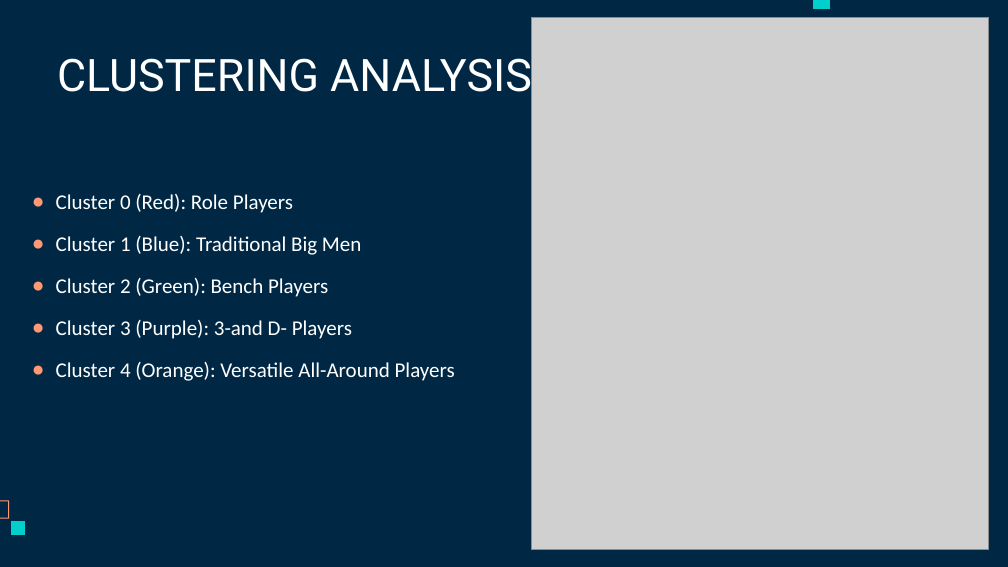
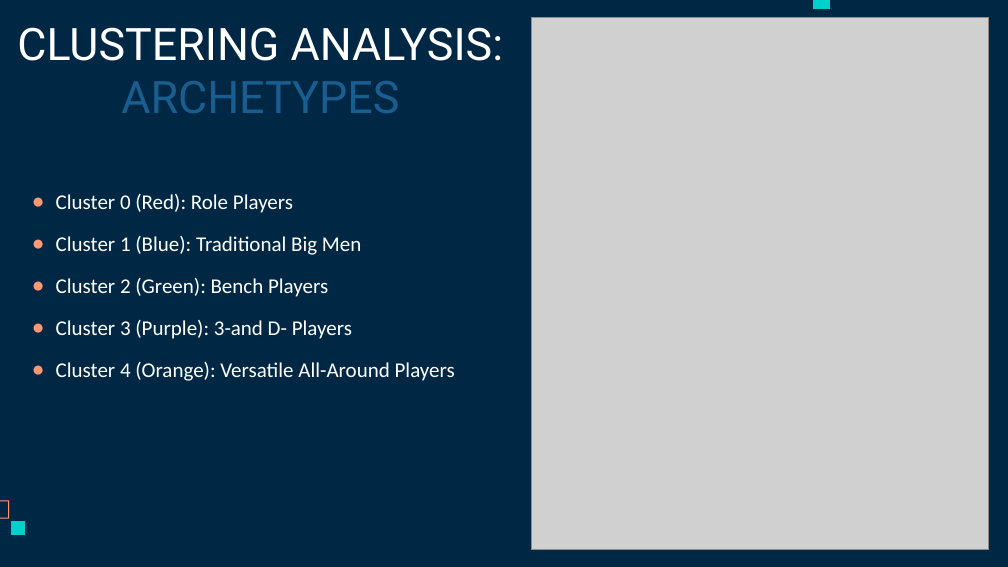
Before and after one commit to chrismle/NBA-Clustering, a slide deck: slide 12 of reports/NBA_Clustering_Presentation.pptx. Drawn at 1008x567 pixels with LibreOffice and Linux fonts; fonts in the diff are those of the drawing; grey boxes stand for pictures. Boxes give left, top, right and bottom in pixels: in the first picture for what was removed or moved away, otherwise in the second. Text is boxed around its words. In the diff, an @@ line names an element or a change of style, - is before the commit and + after.

```diff
--- a/reports/NBA_Clustering_Presentation.pptx
+++ b/reports/NBA_Clustering_Presentation.pptx
@@ title at (17,27,504,113): text changed @@
-CLUSTERING ANALYSIS
+CLUSTERING ANALYSIS:
+ARCHETYPES
```
Also in this commit, not shown: 4 other slides changed, 1 other file.
